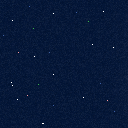
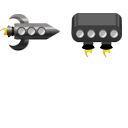
Before/after of a (128, 128) layered artwork. What changed in the layer stack:
moved "Layer 2" above "Layer 1", painted on it over left=71, top=13, right=122, bottom=64
removed layer "Layer 6" (was screen, 20%) over left=0, top=0, right=128, bottom=128
removed layer "Layer 5" (was multiply, 50%) over left=0, top=0, right=128, bottom=128
removed layer "Layer 4" over left=0, top=0, right=128, bottom=128
removed layer "Layer 3" over left=0, top=0, right=128, bottom=128
renamed "Layer 8" to "Layer 1", painted on it over left=0, top=6, right=115, bottom=124
